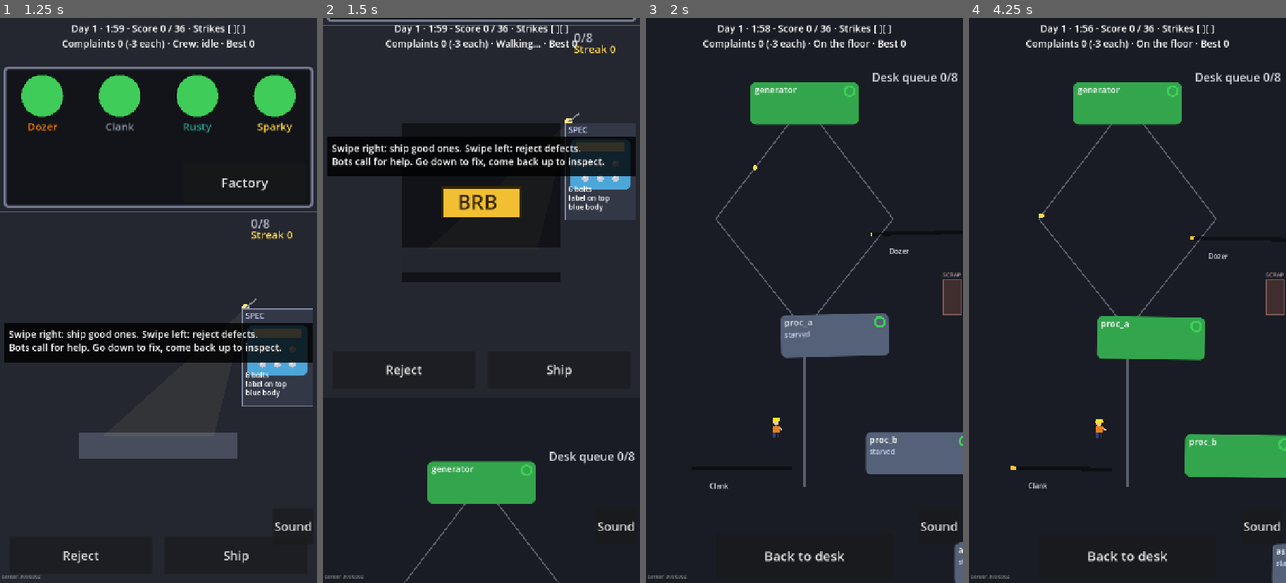
Above: before the commit, frames 1-4 (left to right).
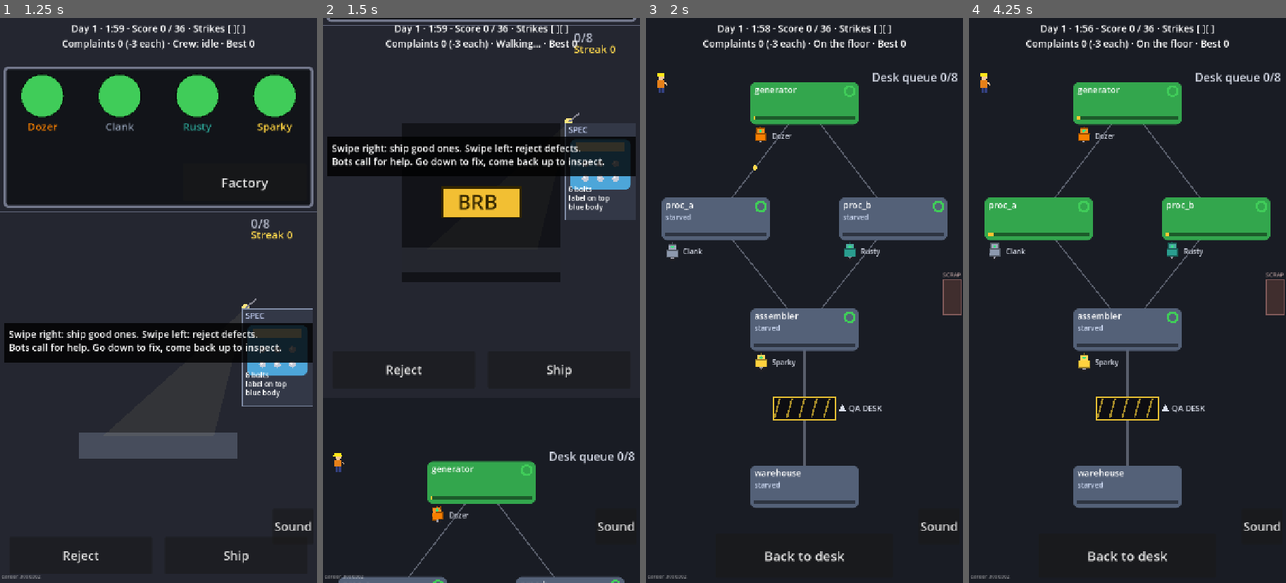
Above: after the commit, the same moments.

Repository: JasonHitching/human-error
Game: Godot game, scene res://main.tscn
Two runs of this game, one before a commit and one after it. Both use one fixed random seed, a clock stepped at 60 frames per second and the inputs below.
Inputs (mouse positions are in pixels of both pictures, inside the frame that each line leads up to):
- Up to frame 1 (1.25 s): click "Tap to start" at 0.5 s
- Up to frame 2 (1.5 s): click "Factory" at 1.25 s
- Up to frame 3 (2 s): no input
- Up to frame 4 (4.25 s): tap Enter at 2 s; move the mouse to (1127, 300) at 2.02 s; hold Right 2.03-2.78 s; click (1127, 300) at 2.17 s; move the mouse to (1064, 328) at 2.77 s; hold Down 2.78-3.53 s; move the mouse to (1159, 176) at 3.52 s; hold Right from 3.53 s (still down)

Frame 1 is identical in both runs. In frame 2, 1.2% of the frame differs, in the area x 3-96%, y 77-100%; in frame 3, 14%; in frame 4, 15%, in the area x 3-100%, y 9-100%.
Error before the commit: Trying to assign an array of type "Array" to a variable of type "Array[String]". (res://scripts/view/bot_view.gd:13)

Commit message:
Fix robots not drawing and the layout/jitter they caused; ui_check fails on draw errors
BotView built its sprite-name list by assigning an inline if/else of untyped
arrays to an Array[String]. That is a runtime error in the real renderer, which
aborted draw() right after draw_set_transform() had been set and never reset, so
a tilt/scale leaked onto everything drawn afterwards (machines off-screen,
shaking, detached labels) and no robot was ever drawn. Headless tests never
draw, so CI missed it.

- bot_view.gd: build the list with append(); draw with explicitly transformed
  points instead of draw_set_transform so state can never leak.
- ui_check.gd: capture engine/script errors raised while the views draw and fail
  on any. Verified it fails on the old code and passes on the new.

Co-Authored-By: Claude Sonnet 5.5 <noreply@anthropic.com>
Claude-Session: https://claude.ai/code/session_01K8aWAafMpJ5XmFwBdXEF9r

Diff:
--- a/game/scripts/view/bot_view.gd
+++ b/game/scripts/view/bot_view.gd
@@ -1,6 +1,8 @@
 class_name BotView
 extends RefCounted
 ## Code-drawn wheeled robot: body box, head, one wheel, mood eye. Cosmetic only.
+## Draws with explicitly transformed points: never uses draw_set_transform, whose
+## state leaked into everything drawn afterwards on the web renderer (#61 follow-up).
 
 const HALF := 20.0  # drawn extent from the centre, for bounds checks
 
@@ -9,23 +11,35 @@
 static func draw(ci: CanvasItem, pos: Vector2, col: Color, mood: int, t: float, squash: float, roll: float, bot_name: String = "") -> void:
 	var tilt := squash * 0.35 + roll * 0.08
 	var sc := Vector2(1.0 + squash * 0.25, 1.0 - squash * 0.25)
-	ci.draw_set_transform(pos, tilt, sc)
-	var names: Array[String] = ["bot_" + bot_name + "_panic", "bot_" + bot_name] if mood == 1 else ["bot_" + bot_name]
-	if bot_name != "" and Sprites.draw_fit(ci, Sprites.first(names), Rect2(-HALF * 1.2, -HALF * 1.2, HALF * 2.4, HALF * 2.4)):
-		ci.draw_set_transform(Vector2.ZERO, 0.0, Vector2.ONE)
-		return
+	var xf := Transform2D(tilt, sc, 0.0, pos)
+	# Build the list with append(): assigning an inline if/else of untyped arrays to an
+	# Array[String] is a runtime error in the exported build and aborted this whole function.
+	var names: Array[String] = []
+	if mood == 1:
+		names.append("bot_" + bot_name + "_panic")
+	names.append("bot_" + bot_name)
+	if bot_name != "":
+		# Sprites are drawn upright (no tilt) so no canvas transform is needed.
+		var s := HALF * 2.4 * sc
+		if Sprites.draw_fit(ci, Sprites.first(names), Rect2(pos - s * 0.5, s)):
+			return
 	var dark := col.darkened(0.4)
-	ci.draw_circle(Vector2(0, 12), 8.0, Color(0.12, 0.12, 0.14))  # wheel
-	ci.draw_circle(Vector2(0, 12), 3.0, Color(0.6, 0.6, 0.65))
-	ci.draw_rect(Rect2(-12, -6, 24, 16), col)  # body
-	ci.draw_rect(Rect2(-12, -6, 24, 16), dark, false, 2.0)
-	ci.draw_rect(Rect2(-9, -18, 18, 12), col.lightened(0.15))  # head
-	ci.draw_rect(Rect2(-9, -18, 18, 12), dark, false, 2.0)
-	ci.draw_line(Vector2(0, -18), Vector2(0, -23), dark, 2.0)  # antenna
+	var k := (sc.x + sc.y) * 0.5
+	ci.draw_circle(xf * Vector2(0, 12), 8.0 * k, Color(0.12, 0.12, 0.14))  # wheel
+	ci.draw_circle(xf * Vector2(0, 12), 3.0 * k, Color(0.6, 0.6, 0.65))
+	_box(ci, xf, Rect2(-12, -6, 24, 16), col, dark)  # body
+	_box(ci, xf, Rect2(-9, -18, 18, 12), col.lightened(0.15), dark)  # head
+	ci.draw_line(xf * Vector2(0, -18), xf * Vector2(0, -23), dark, 2.0)  # antenna
 	if mood == 1:
-		var shake := 0.0  # static: no continuous jitter
-		ci.draw_circle(Vector2(shake, -12), 5.0, Color.WHITE)
-		ci.draw_circle(Vector2(shake, -12), 2.5, Color(0.9, 0.1, 0.1))
+		ci.draw_circle(xf * Vector2(0, -12), 5.0 * k, Color.WHITE)
+		ci.draw_circle(xf * Vector2(0, -12), 2.5 * k, Color(0.9, 0.1, 0.1))
 	else:
-		ci.draw_circle(Vector2(0, -12), 3.0, Color(0.2, 0.9, 0.5))
-	ci.draw_set_transform(Vector2.ZERO, 0.0, Vector2.ONE)
+		ci.draw_circle(xf * Vector2(0, -12), 3.0 * k, Color(0.2, 0.9, 0.5))
+
+
+static func _box(ci: CanvasItem, xf: Transform2D, r: Rect2, fill: Color, outline: Color) -> void:
+	var pts := PackedVector2Array([xf * r.position, xf * Vector2(r.end.x, r.position.y), xf * r.end, xf * Vector2(r.position.x, r.end.y)])
+	ci.draw_colored_polygon(pts, fill)
+	var loop := pts.duplicate()
+	loop.append(pts[0])
+	ci.draw_polyline(loop, outline, 2.0)
--- a/game/tools/ui_check.gd
+++ b/game/tools/ui_check.gd
@@ -1,4 +1,13 @@
 extends SceneTree
+
+## Captures engine/script errors (e.g. a runtime error inside a _draw() call) so the check can fail on them.
+class ErrCatcher extends Logger:
+	var errors: Array[String] = []
+
+	func _log_error(function: String, file: String, line: int, code: String, rationale: String, _editor_notify: bool, _error_type: int, _backtraces: Array[ScriptBacktrace]) -> void:
+		errors.append("%s:%d %s" % [file.get_file(), line, rationale if rationale != "" else code])
+
+var _catcher := ErrCatcher.new()
 ## Headless UI smoke check for the career flow: banner, review, training pick,
 ## next day, and fired overlays are full-screen with on-screen buttons. Exits 0/1.
 ## godot --headless --path game -s res://tools/ui_check.gd
@@ -9,6 +18,7 @@
 
 
 func _initialize() -> void:
+	OS.add_logger(_catcher)
 	_main = load("res://main.tscn").instantiate()
 	root.add_child(_main)
 
@@ -403,6 +413,8 @@
 		21:
 			_check_overlay("fired", hud.fired, true)
 			_check_glyphs()
+			for e in _catcher.errors.slice(0, 5):
+				_fails.append("engine/script error while drawing: " + e)
 			for f in _fails:
 				print("FAIL ui_check: " + f)
 			print("ui_check: %s" % ("ok" if _fails.is_empty() else "%d failed" % _fails.size()))
